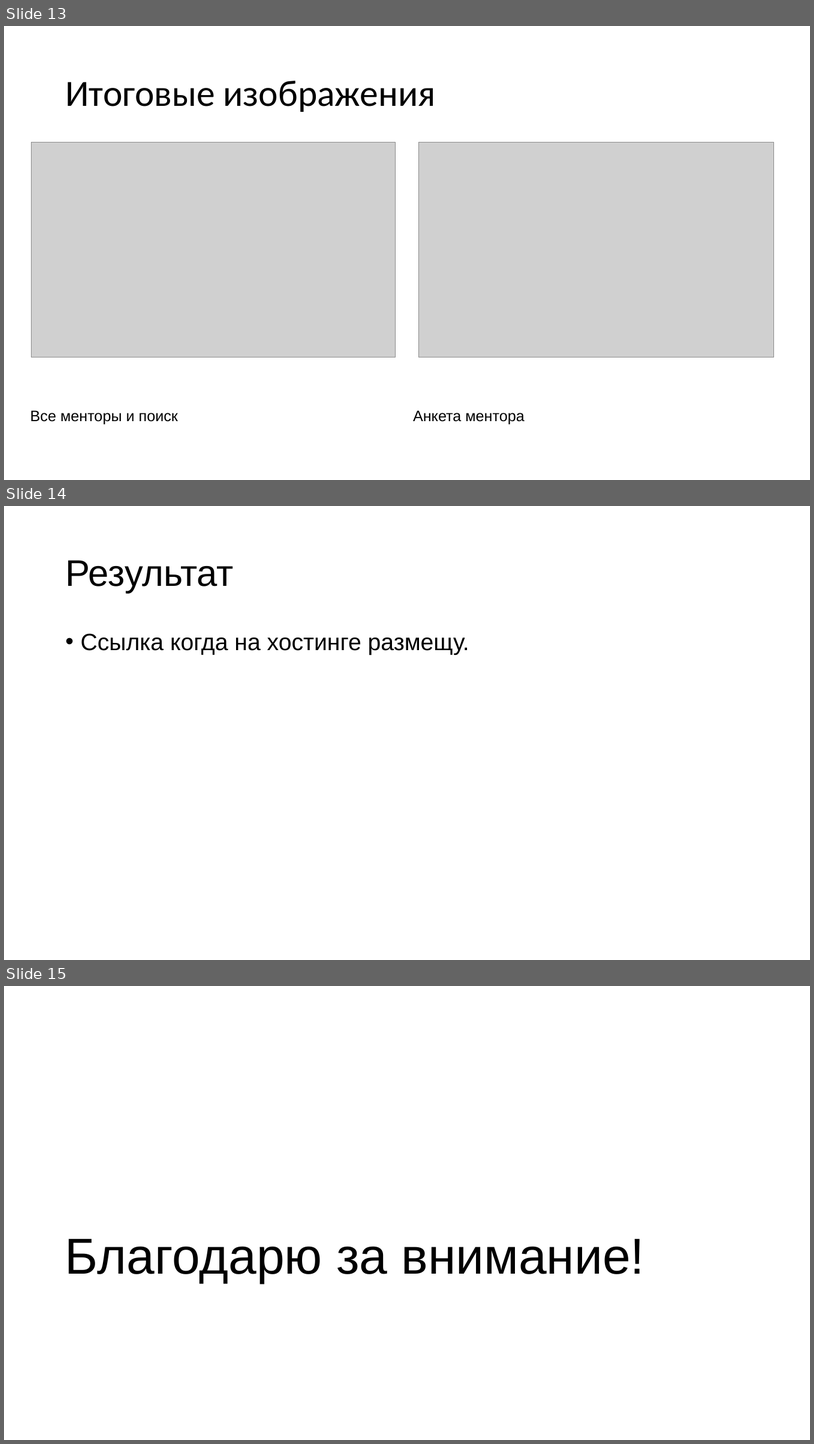
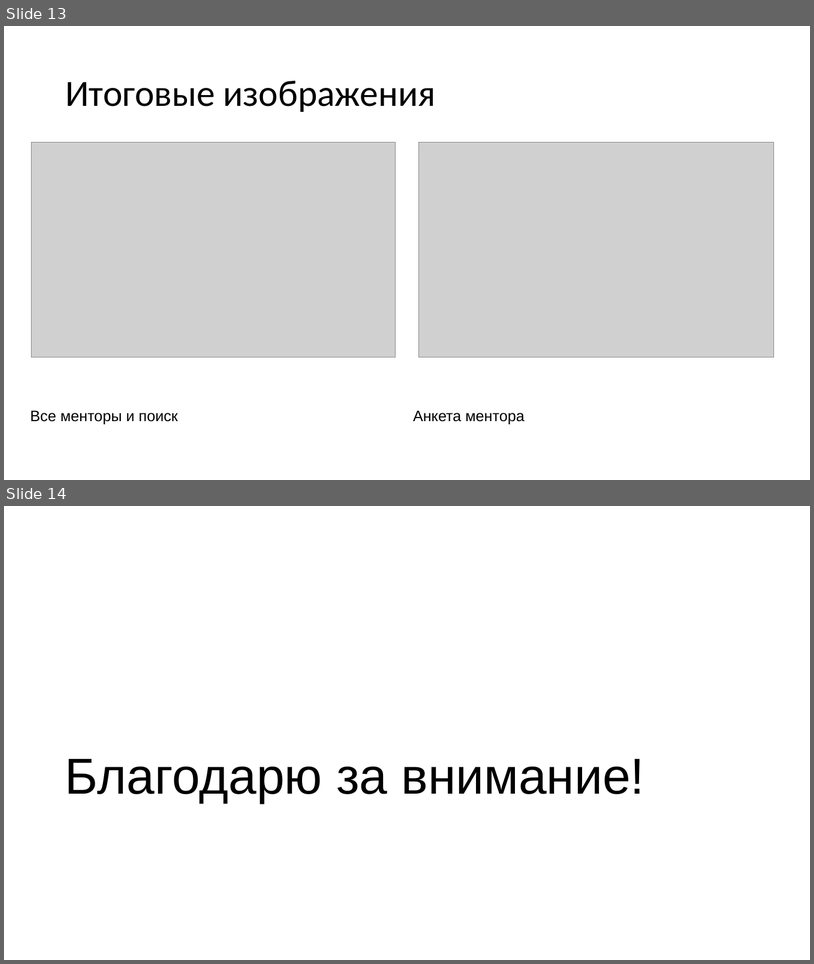
Before and after one commit to BigVadya/App, a slide deck: Курсовая/Презентация.pptx. Shown one above the other, each under a label of ours: slides 13, 14 and 15 before the commit, slides 13 and 14 after it. The pictures are 814x1444 and 814x964 pixels, drawn with LibreOffice and Linux fonts; fonts in the diff are those of the drawing; grey boxes stand for pictures. Boxes give left, top, right and bottom in pixels: in the first picture for what was removed or moved away, otherwise in the second. Text is boxed around its words. In the diff, an @@ line names an element or a change of style, - is before the commit and + after.

```diff
--- a/Курсовая/Презентация.pptx
+++ b/Курсовая/Презентация.pptx
@@ slide 14 removed at [4,506,810,960], background #FFFFFF @@
@@ title removed at [65,560,233,593] @@
-Результат
@@ text removed at [81,633,470,655] @@
-• Ссылка когда на хостинге размещу.
@@ what was slide 15 is now slide 14 @@
```
Also in this commit, not shown: 6 slides changed, 1 other file.
